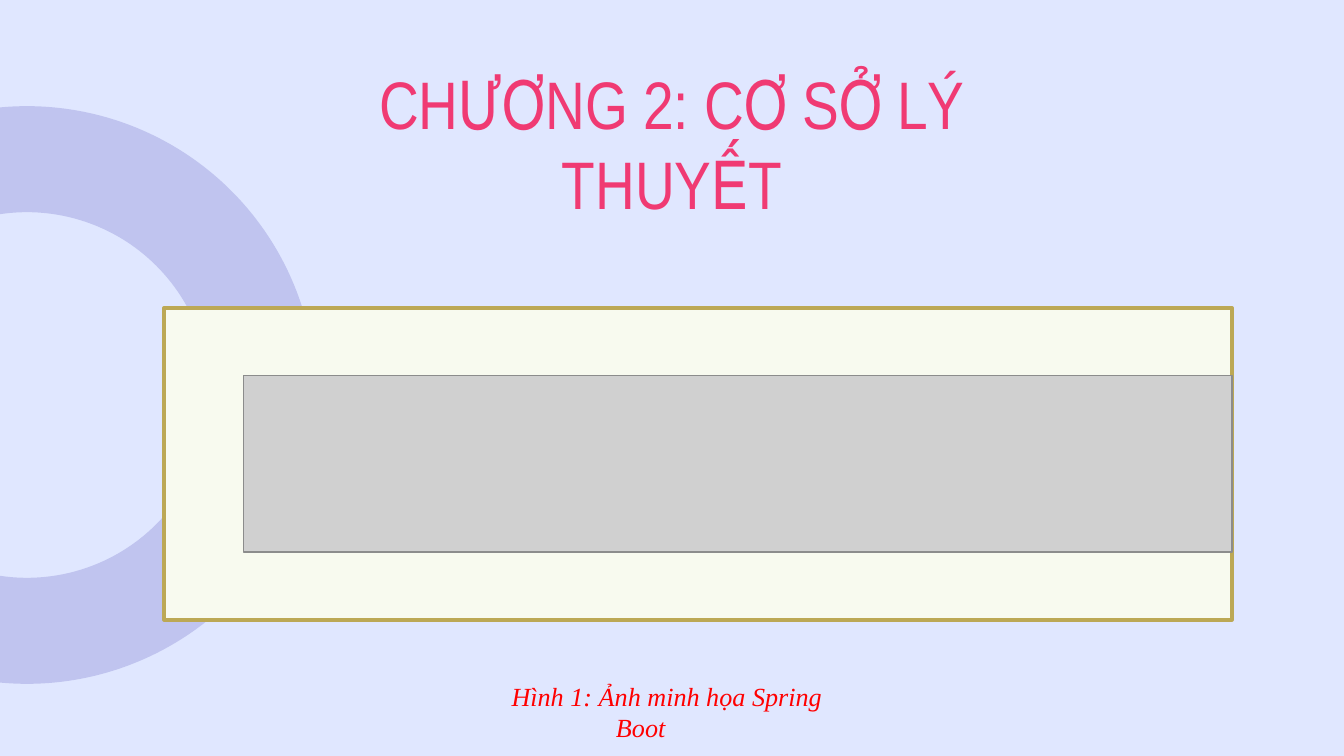
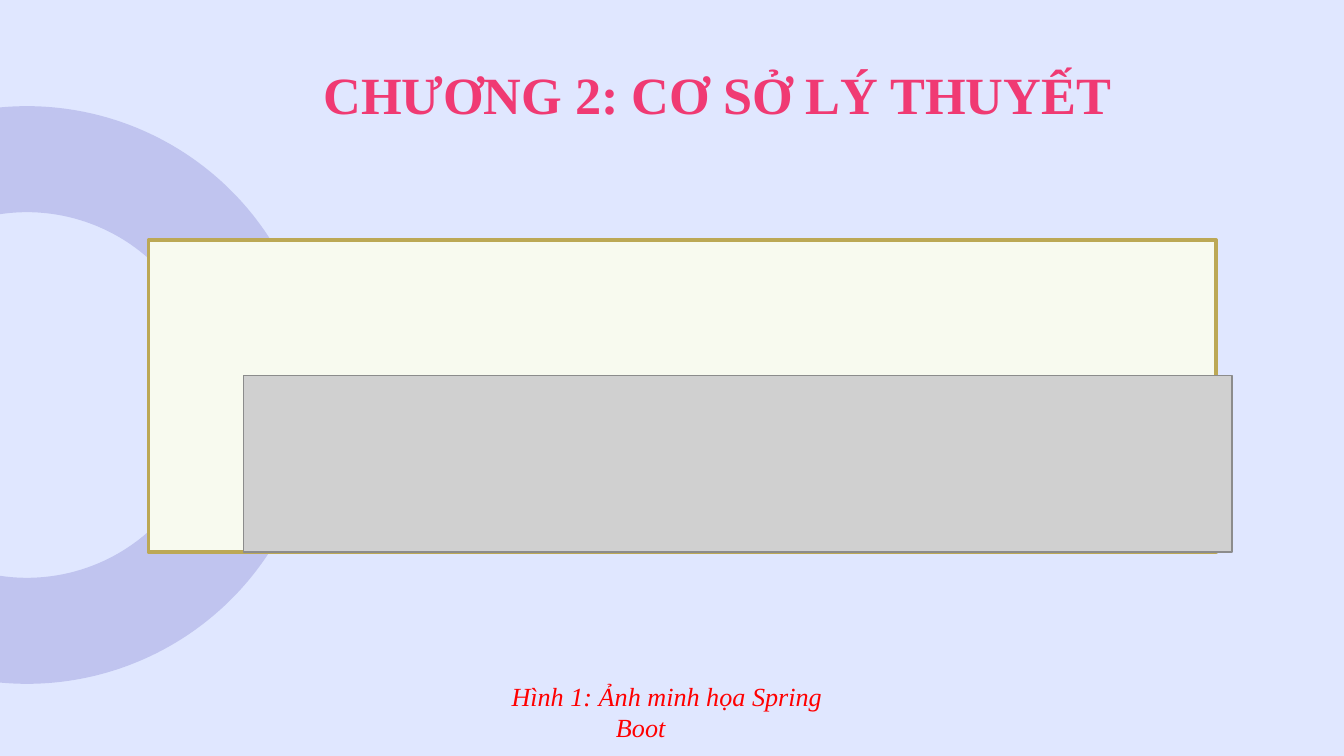
Before and after one commit to hoangtuandrive/GearVM, a slide deck: slide 4 of Báo Cáo/Nhom77_Final/Nhom77_PPT.pptx (slide 3 before the commit). Drawn at 1344x756 pixels with LibreOffice and Linux fonts; fonts in the diff are those of the drawing; grey boxes stand for pictures. Boxes give left, top, right and bottom in pixels: in the first picture for what was removed or moved away, otherwise in the second. Text is boxed around its words. In the diff, an @@ line names an element or a change of style, - is before the commit and + after.

```diff
--- a/Báo Cáo/Nhom77_Final/Nhom77_PPT.pptx
+++ b/Báo Cáo/Nhom77_Final/Nhom77_PPT.pptx
@@ title "CHƯƠNG 2: CƠ SỞ LÝ ..." at (324, 73, 1110, 115): size 36 to 28 pt, font Arial Narrow to Times New Roman, bold on @@
@@ rectangle: place and size @@
-rectangle at (164, 308, 1232, 620)
+rectangle at (148, 241, 1216, 552)
```
Also in this commit, not shown: 18 other slides changed, 3 slides added, 9 slides removed, 15 other files.
